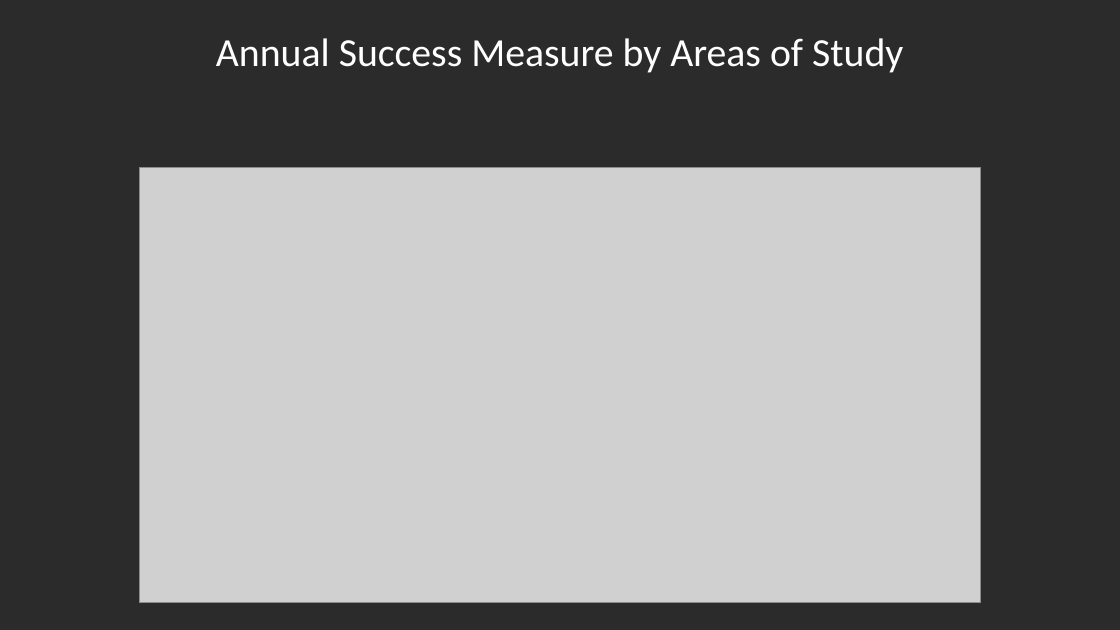
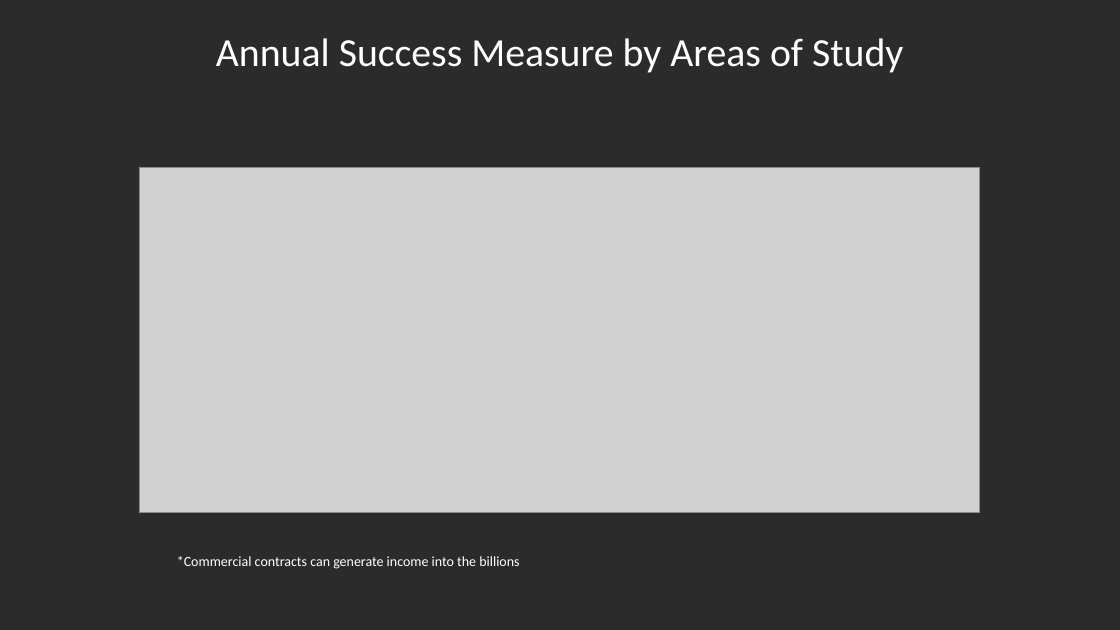
Before and after one commit to KimSmith22/newProject, a slide deck: slide 21 of collection/NumberOneCareerTrainingPitch.ppt (slide 19 before the commit). Drawn at 1120x630 pixels with LibreOffice and Linux fonts; fonts in the diff are those of the drawing; grey boxes stand for pictures; background and template pictures are left out; a plain dark background stands for a picture behind light text. Boxes give left, top, right and bottom in pixels: in the first picture for what was removed or moved away, otherwise in the second. Text is boxed around its words. In the diff, an @@ line names an element or a change of style, - is before the commit and + after.

```diff
--- a/collection/NumberOneCareerTrainingPitch.ppt
+++ b/collection/NumberOneCareerTrainingPitch.ppt
@@ picture: place and size @@
-picture at [139,167,980,602]
+picture at [139,167,979,512]
@@ text added at [177,556,519,569], 12 pt, text #FFFFFF @@
+*Commercial contracts can generate income into the billions
```
Also in this commit, not shown: 1 other slide changed, 4 slides added, 9 other files.
